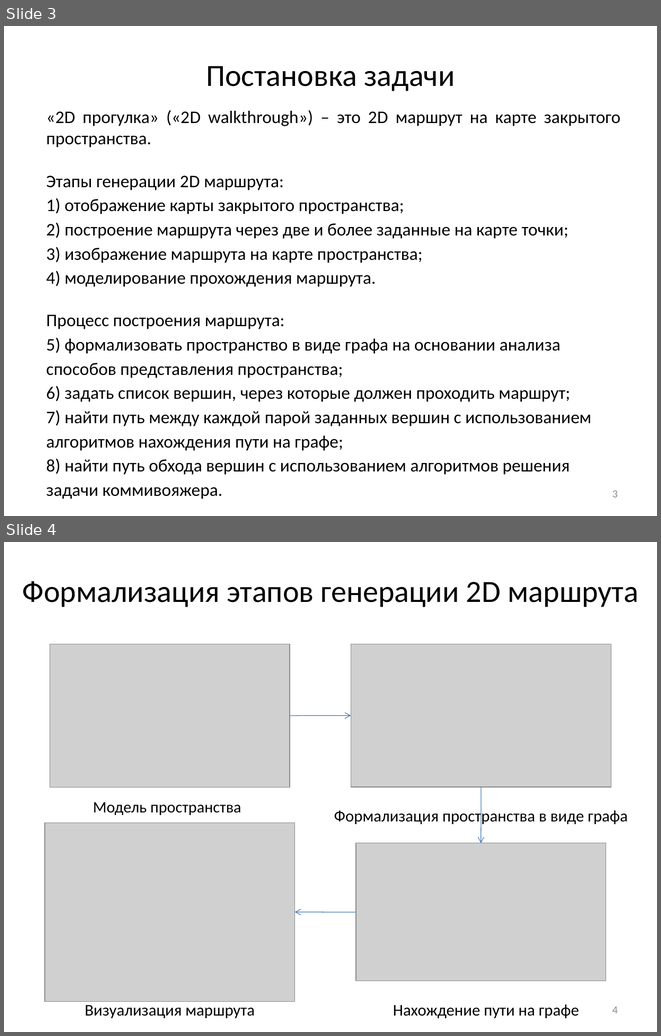
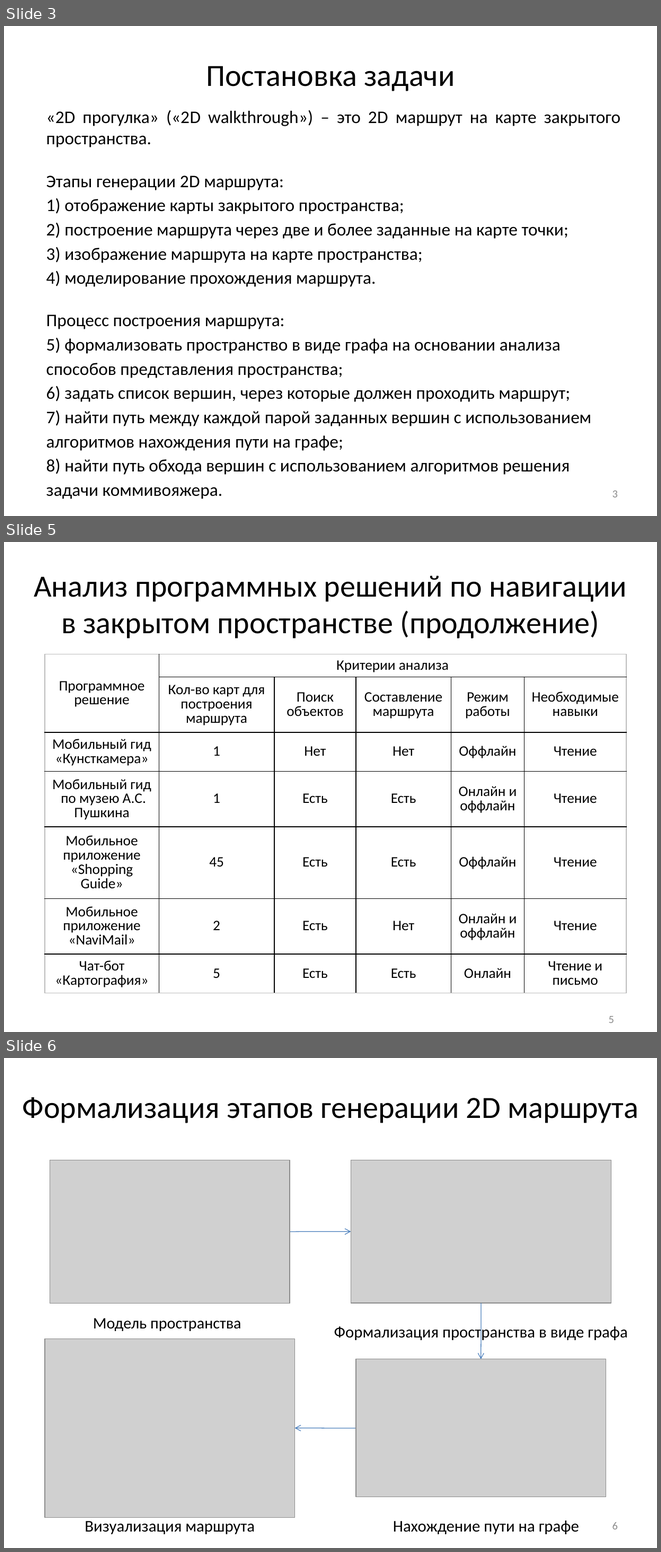
Before and after one commit to Dormou/2D-walkthrough-module, a slide deck: Documents/Волосникова И.А..pptx. Shown one above the other, each under a label of ours: slides 3 and 4 before the commit, slides 3, 5 and 6 after it; the slides between them are not shown. The pictures are 661x1036 and 661x1552 pixels, drawn with LibreOffice and Linux fonts; fonts in the diff are those of the drawing; grey boxes stand for pictures. Boxes give left, top, right and bottom in pixels: in the first picture for what was removed or moved away, otherwise in the second. Text is boxed around its words. In the diff, an @@ line names an element or a change of style, - is before the commit and + after.

```diff
--- a/Documents/Волосникова И.А..pptx
+++ b/Documents/Волосникова И.А..pptx
@@ slide 5 added at [4, 542, 657, 1032], background #FFFFFF @@
@@ title added at [34, 575, 627, 638], 34 pt, text #000000 @@
+Анализ программных решений по навигации в закрытом пространстве (продолжение)
@@ table added at [44, 654, 626, 993], 7 rows, 6 columns @@
+Программное решение | Критерии анализа |  |  |  | 
+ | Кол-во карт для построения маршрута | Поиск объектов | Составление маршрута | Режим работы | Необходимые навыки
+Мобильный гид «Кунсткамера» | 1 | Нет | Нет | Оффлайн | Чтение
+Мобильный гид по музею А.С. Пушкина | 1 | Есть | Есть | Онлайн и оффлайн | Чтение
+Мобильное приложение «Shopping Guide» | 45 | Есть | Есть | Оффлайн | Чтение
+Мобильное приложение «NaviMail» | 2 | Есть | Нет | Онлайн и оффлайн | Чтение
+Чат-бот «Картография» | 5 | Есть | Есть | Онлайн | Чтение и письмо
@@ page number added at [609, 1016, 614, 1023], 12 pt, text #8C8C8C @@
+5
@@ what was slide 4 is now slide 6 @@
@@ page number at [612, 1522, 618, 1529]: text changed @@
-4
+6
```
Also in this commit, not shown: 1 slide changed, 3 other slides added, 17 other files.
